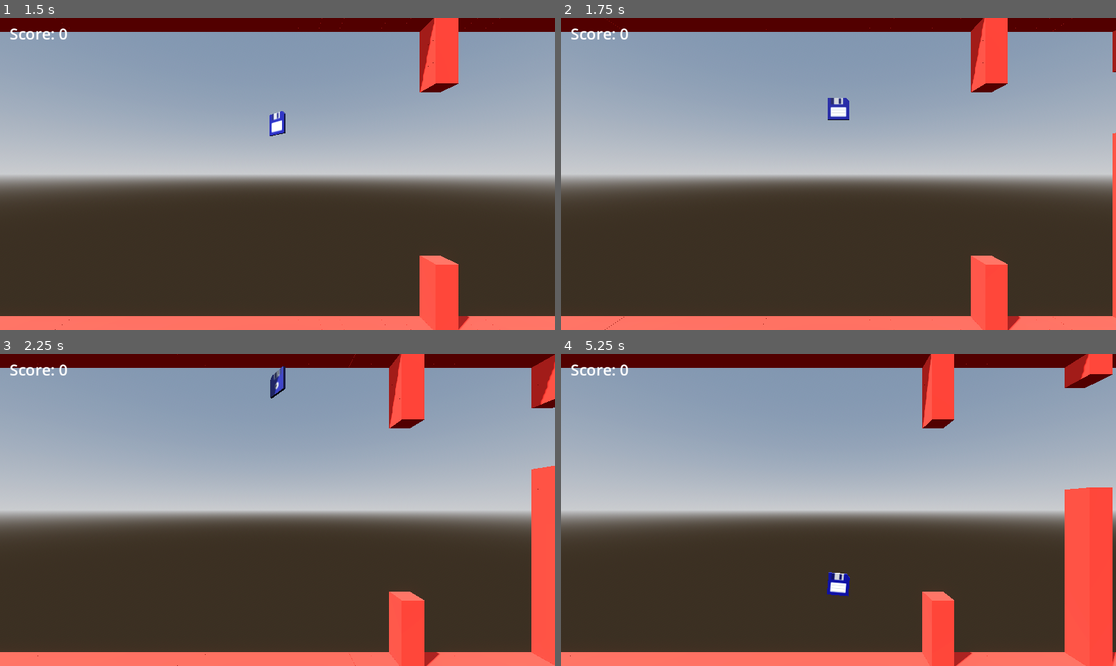
Above: before the commit, frames 1-4 (two rows, left to right).
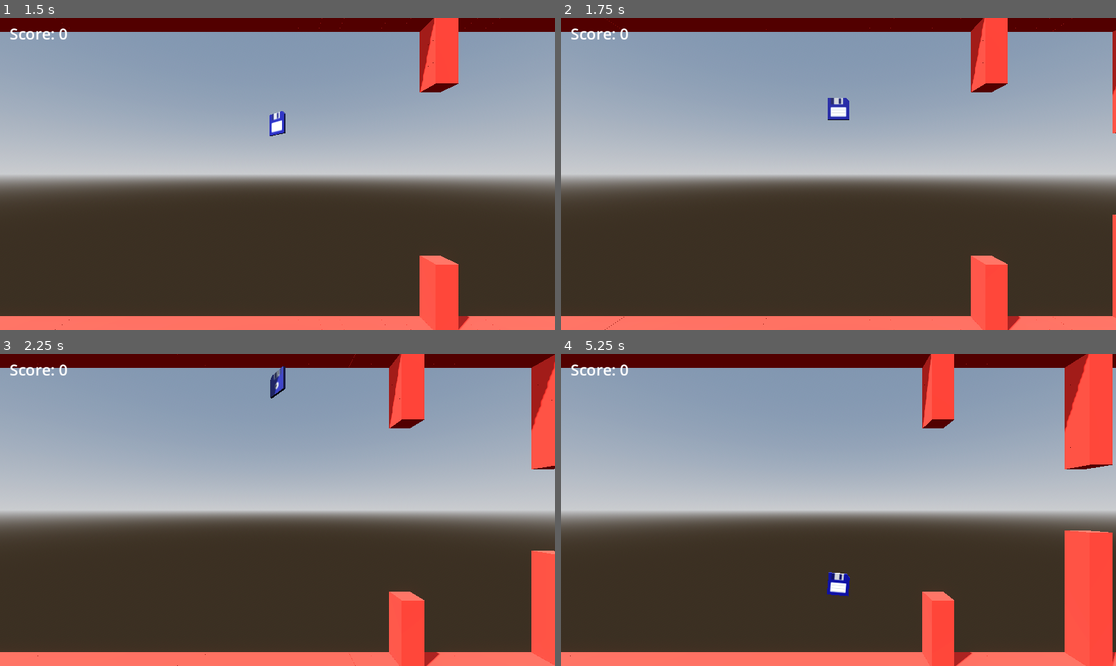
Above: after the commit, the same moments.

Repository: Trouperton/Floppy-Disk-Godot
Game: Godot game, scene res://scenes/Test_Level.tscn
Two runs of this game, one before a commit and one after it. Both use one fixed random seed, a clock stepped at 60 frames per second and the inputs below. The project has no main scene, so this scene is started directly.
Inputs:
- Up to frame 1 (1.5 s): hold W (dash_up) 0.53-1.28 s; tap Space (jump) at 0.77 s; hold S (dash_down) from 1.28 s (still down)
- Up to frame 2 (1.75 s): keep holding S (dash_down); tap Space (jump) at 1.52 s
- Up to frame 3 (2.25 s): release S (dash_down) at 2.03 s; hold W (dash_up) from 2.03 s (still down)
- Up to frame 4 (5.25 s): tap Space (jump) at 3.02, 3.77, 4.52 s; release W (dash_up) at 3.53 s; hold S (dash_down) from 3.53 s (still down)

Frame 1 is identical in both runs. In frame 2, 0.3% of the frame differs, in the area x 99-100%, y 17-64%; in frame 3, 2.0%; in frame 4, 3.7%, in the area x 90-100%, y 6-58%.

Commit message:
Created more terrain segments and added them to the spawn list.

Diff:
--- a/scenes/Test_Level.tscn
+++ b/scenes/Test_Level.tscn
@@ -5,8 +5,12 @@
 [ext_resource type="PackedScene" uid="uid://b12h8njnd3dna" path="res://scenes/terrain/segments/TerrainSegment.tscn" id="2_wkt5j"]
 [ext_resource type="PackedScene" uid="uid://1wbg62mj1x38" path="res://scenes/terrain/segments/TerrainSegment_High.tscn" id="3_5slh6"]
 [ext_resource type="PackedScene" uid="uid://bj4ypjmqepujv" path="res://scenes/terrain/segments/TerrainSegment_HighTight.tscn" id="3_wkt5j"]
+[ext_resource type="PackedScene" uid="uid://dghnsv1glw8n0" path="res://scenes/terrain/segments/TerrainSegment_Mid.tscn" id="6_8rj4q"]
 [ext_resource type="PackedScene" uid="uid://b7gbl2o8jgcy2" path="res://scenes/terrain/segments/TerrainSegment_Empty.tscn" id="6_jyykg"]
 [ext_resource type="PackedScene" uid="uid://ba0vxdpdxmw6q" path="res://scenes/PlayerFloppy.tscn" id="7_jyykg"]
+[ext_resource type="PackedScene" uid="uid://bttvg1dteoe28" path="res://scenes/terrain/segments/TerrainSegment_MidTight.tscn" id="7_kd8ca"]
+[ext_resource type="PackedScene" uid="uid://byj8xyrqufghu" path="res://scenes/terrain/segments/TerrainSegment_Low.tscn" id="8_70qg3"]
+[ext_resource type="PackedScene" uid="uid://csq3vh6rlxv56" path="res://scenes/terrain/segments/TerrainSegment_LowTight.tscn" id="9_71oo0"]
 
 [sub_resource type="ProceduralSkyMaterial" id="ProceduralSkyMaterial_7nyux"]
 sky_horizon_color = Color(0.66224277, 0.6717428, 0.6867428, 1)
@@ -35,7 +39,7 @@
 [node name="TerrainSegmentManager" type="Node3D" parent="." unique_id=260624578]
 script = ExtResource("1_wkt5j")
 base_terrain_speed = 2.0
-terrain_segment_spawn_collection = Array[PackedScene]([ExtResource("2_wkt5j"), ExtResource("3_5slh6"), ExtResource("3_wkt5j")])
+terrain_segment_spawn_collection = Array[PackedScene]([ExtResource("2_wkt5j"), ExtResource("3_5slh6"), ExtResource("3_wkt5j"), ExtResource("6_8rj4q"), ExtResource("7_kd8ca"), ExtResource("8_70qg3"), ExtResource("9_71oo0")])
 
 [node name="TerrainCheckTimer" type="Timer" parent="TerrainSegmentManager" unique_id=93723995]
 wait_time = 5.0
--- /dev/null
+++ b/scenes/terrain/segments/TerrainSegment_Low.tscn
@@ -0,0 +1,8 @@
+[gd_scene format=3 uid="uid://byj8xyrqufghu"]
+
+[ext_resource type="PackedScene" uid="uid://b12h8njnd3dna" path="res://scenes/terrain/segments/TerrainSegment.tscn" id="1_ayk8t"]
+
+[node name="TerrainSegment_Low" unique_id=960714774 instance=ExtResource("1_ayk8t")]
+data = {
+"cells": PackedInt32Array(-65536, 0, 0, 917504, 0, 0, -65535, 0, 0, 917505, 0, 0, -65534, 0, 0, 917506, 0, 0, -65533, 0, 0, 3, 0, 655360, 851971, 0, 0, 917507, 0, 0, -65532, 0, 0, 917508, 0, 0, -65531, 0, 0, 917509, 0, 0, -65530, 0, 0, 917510, 0, 0, 786435, 0, 0, 720899, 0, 0, 655363, 0, 0, 589827, 0, 0, 524291, 0, 0, 458755, 0, 0, 393219, 0, 0)
+}
--- /dev/null
+++ b/scenes/terrain/segments/TerrainSegment_LowTight.tscn
@@ -0,0 +1,8 @@
+[gd_scene format=3 uid="uid://csq3vh6rlxv56"]
+
+[ext_resource type="PackedScene" uid="uid://b12h8njnd3dna" path="res://scenes/terrain/segments/TerrainSegment.tscn" id="1_i7fjj"]
+
+[node name="TerrainSegment_LowTight" unique_id=960714774 instance=ExtResource("1_i7fjj")]
+data = {
+"cells": PackedInt32Array(-65536, 0, 0, 917504, 0, 0, -65535, 0, 0, 917505, 0, 0, -65534, 0, 0, 917506, 0, 0, -65533, 0, 0, 3, 0, 655360, 65539, 0, 655360, 720899, 0, 0, 786435, 0, 0, 851971, 0, 0, 917507, 0, 0, -65532, 0, 0, 917508, 0, 0, -65531, 0, 0, 917509, 0, 0, -65530, 0, 0, 917510, 0, 0, 327683, 0, 0, 393219, 0, 0, 458755, 0, 0, 524291, 0, 0, 589827, 0, 0, 655363, 0, 0)
+}
--- /dev/null
+++ b/scenes/terrain/segments/TerrainSegment_Mid.tscn
@@ -0,0 +1,8 @@
+[gd_scene format=3 uid="uid://dghnsv1glw8n0"]
+
+[ext_resource type="PackedScene" uid="uid://b12h8njnd3dna" path="res://scenes/terrain/segments/TerrainSegment.tscn" id="1_keykt"]
+
+[node name="TerrainSegment_Mid" unique_id=960714774 instance=ExtResource("1_keykt")]
+data = {
+"cells": PackedInt32Array(-65536, 0, 0, 917504, 0, 0, -65535, 0, 0, 917505, 0, 0, -65534, 0, 0, 917506, 0, 0, -65533, 0, 0, 3, 0, 655360, 65539, 0, 655360, 131075, 0, 655360, 720899, 0, 0, 786435, 0, 0, 851971, 0, 0, 917507, 0, 0, -65532, 0, 0, 917508, 0, 0, -65531, 0, 0, 917509, 0, 0, -65530, 0, 0, 917510, 0, 0, 196611, 0, 0, 655363, 0, 0, 262147, 0, 0, 589827, 0, 0)
+}
--- /dev/null
+++ b/scenes/terrain/segments/TerrainSegment_MidTight.tscn
@@ -0,0 +1,8 @@
+[gd_scene format=3 uid="uid://bttvg1dteoe28"]
+
+[ext_resource type="PackedScene" uid="uid://b12h8njnd3dna" path="res://scenes/terrain/segments/TerrainSegment.tscn" id="1_j5b15"]
+
+[node name="TerrainSegment_MidTight" unique_id=960714774 instance=ExtResource("1_j5b15")]
+data = {
+"cells": PackedInt32Array(-65536, 0, 0, 917504, 0, 0, -65535, 0, 0, 917505, 0, 0, -65534, 0, 0, 917506, 0, 0, -65533, 0, 0, 3, 0, 655360, 65539, 0, 655360, 131075, 0, 655360, 720899, 0, 0, 786435, 0, 0, 851971, 0, 0, 917507, 0, 0, -65532, 0, 0, 917508, 0, 0, -65531, 0, 0, 917509, 0, 0, -65530, 0, 0, 917510, 0, 0, 196611, 0, 0, 262147, 0, 0, 327683, 0, 0, 589827, 0, 0, 655363, 0, 0)
+}
